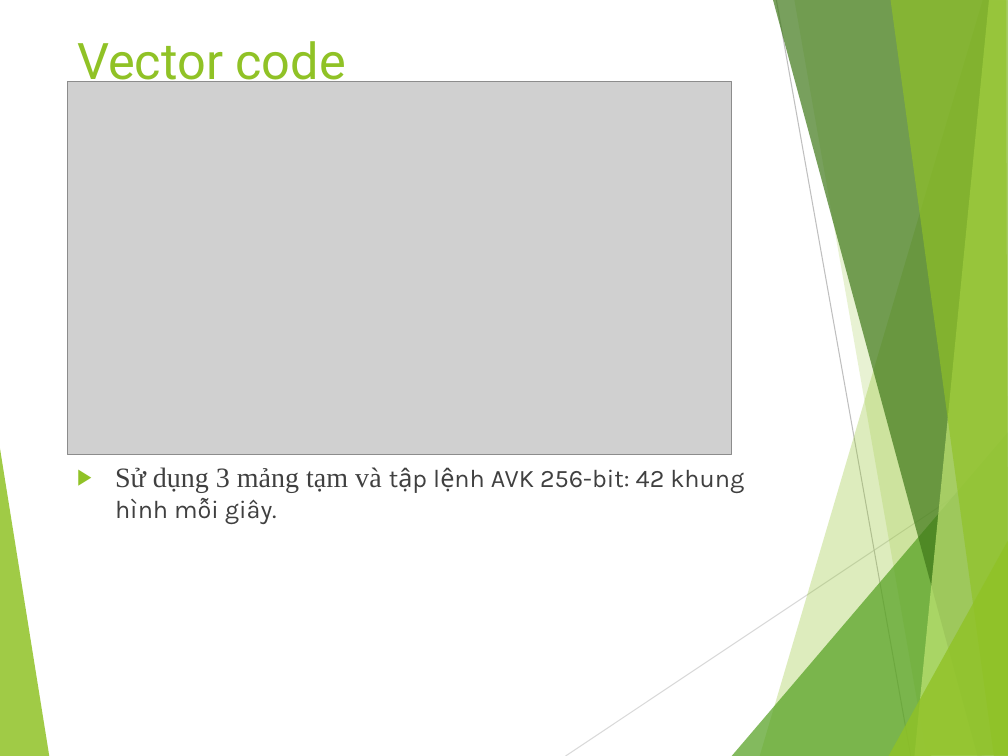
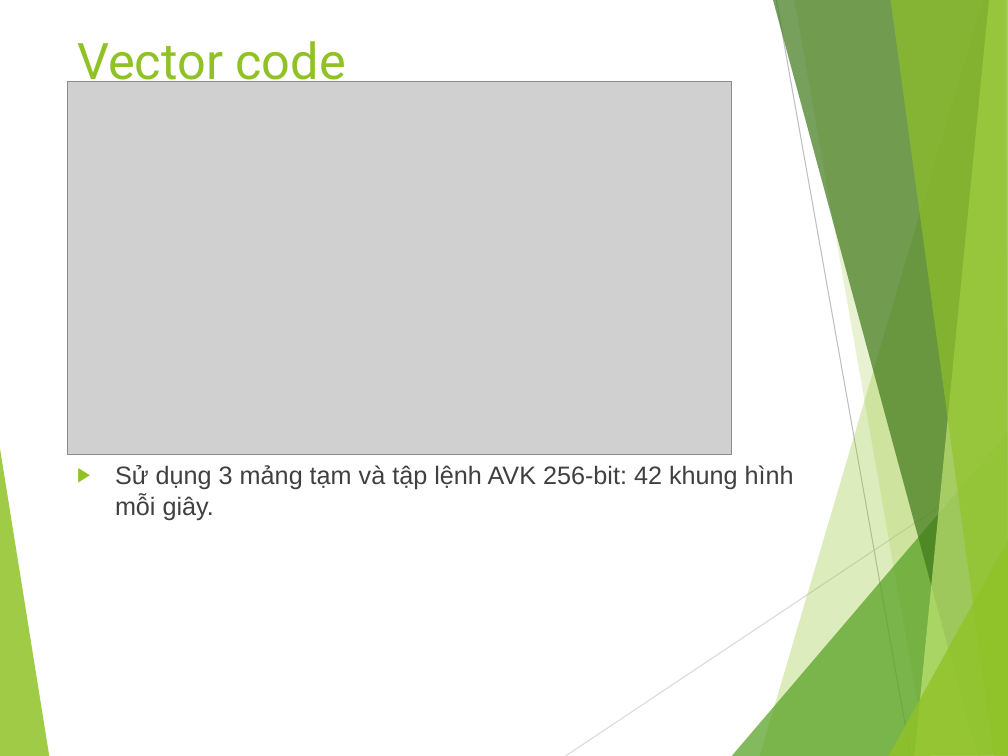
Before and after one commit to sonnv56/Mon-CVDHD-2014, a slide deck: slide 6 of Ta_Duc_Viet/Memory and Native Code Performance.pptx. Drawn at 1008x756 pixels with LibreOffice and Linux fonts; fonts in the diff are those of the drawing; grey boxes stand for pictures. Boxes give left, top, right and bottom in pixels: in the first picture for what was removed or moved away, otherwise in the second. Text is boxed around its words. In the diff, an @@ line names an element or a change of style, - is before the commit and + after.

Commit message:
edit font slide

```diff
--- a/Ta_Duc_Viet/Memory and Native Code Performance.pptx
+++ b/Ta_Duc_Viet/Memory and Native Code Performance.pptx
@@ text "Sử dụng 3 mảng tạm ..." at box(115, 465, 794, 520): size 20 to 18 pt, font Times New Roman to Arial in "Sử dụng 3 mảng tạm và"; font Karla to Arial in "tập lệnh AVK 256-bit: 42 khung hình ..." @@
```
Also in this commit, not shown: 6 other slides changed.
